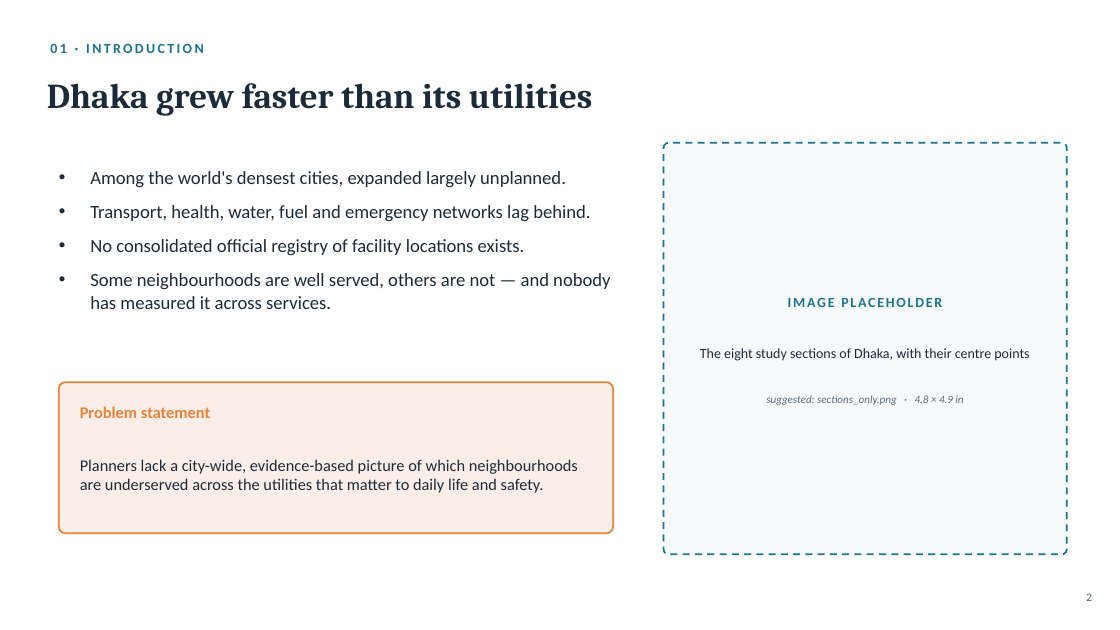
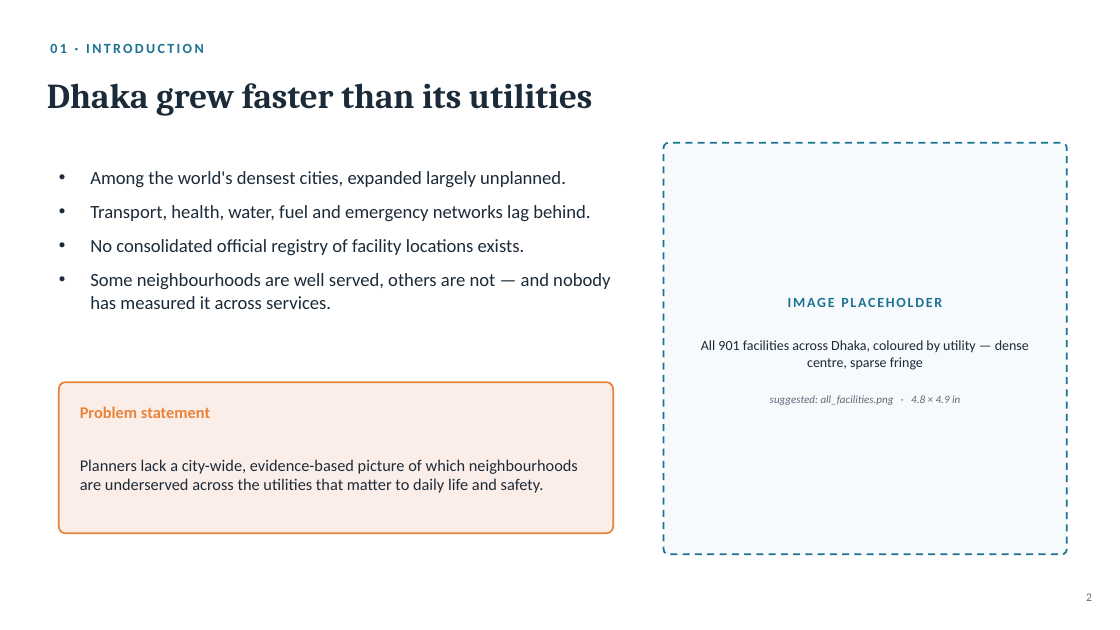
Before and after one commit to abedinm/voronoi-dhaka, a slide deck: slide 3 of outputs/Dhaka_Voronoi_Defense_16_BLANK.pptx. Drawn at 1120x630 pixels with LibreOffice and Linux fonts; fonts in the diff are those of the drawing. Boxes give left, top, right and bottom in pixels: in the first picture for what was removed or moved away, otherwise in the second. Text is boxed around its words. In the diff, an @@ line names an element or a change of style, - is before the commit and + after.

Commit message:
Stop repeating the same map on the intro and study-area slides
Both slides had shown the same image since before the section-map change, and
swapping both slots last commit carried the duplication forward instead of
fixing it.

plot_all_facilities draws all 901 facilities coloured by utility with no Voronoi
overlay: it states the problem the Introduction is about — dense centre, thin
fringe — from raw locations alone, so it commits to no result and does not
pre-empt the study-area map. The sections map now appears once, on its own
slide.

Also adds a duplicate-figure audit over all four decks and the thesis; both are
clean apart from zones_dhaka_flagship.png, which is the bus-stop zone map
written a second time under the flagship name for the standalone PDF report.

```diff
--- a/outputs/Dhaka_Voronoi_Defense_16_BLANK.pptx
+++ b/outputs/Dhaka_Voronoi_Defense_16_BLANK.pptx
@@ text at box(701, 340, 1029, 370): text changed @@
-The eight study sections of Dhaka, with their centre points
+All 901 facilities across Dhaka, coloured by utility — dense centre, sparse fringe
@@ text at box(770, 395, 960, 405): text changed @@
-suggested: sections_only.png · 4.8 × 4.9 in
+suggested: all_facilities.png · 4.8 × 4.9 in
```
Also in this commit, not shown: 12 other files.
